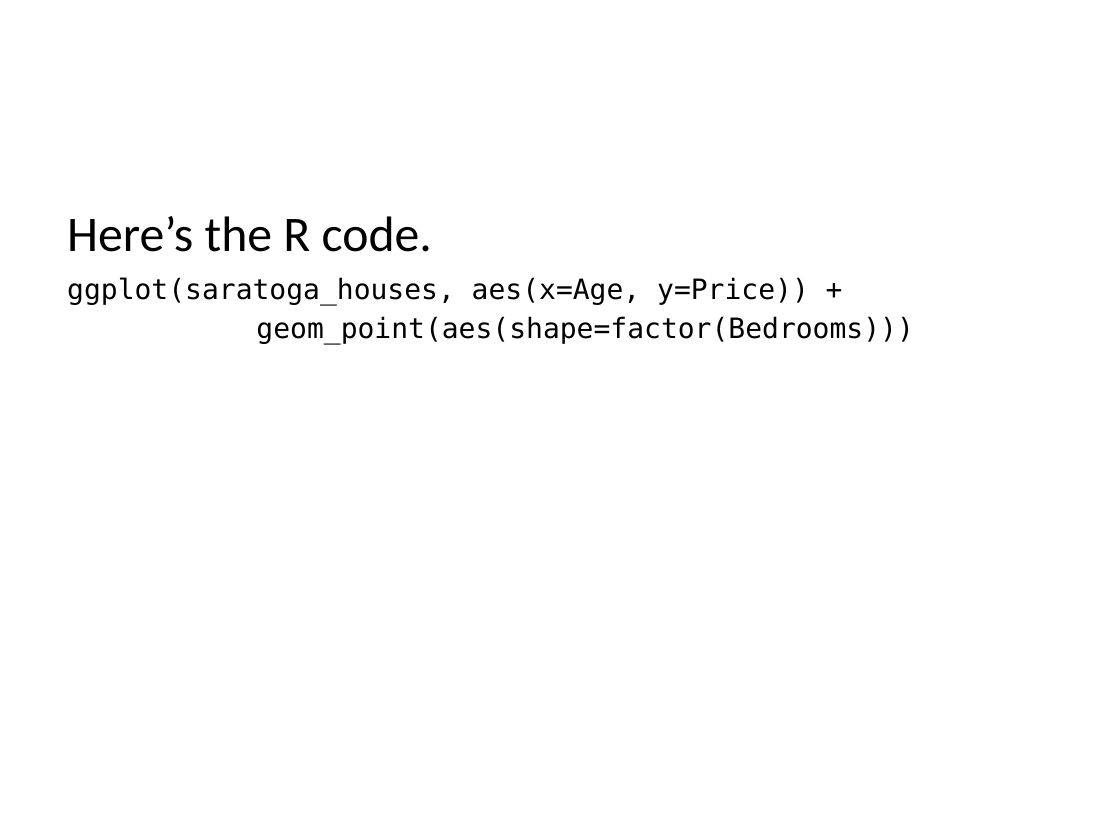
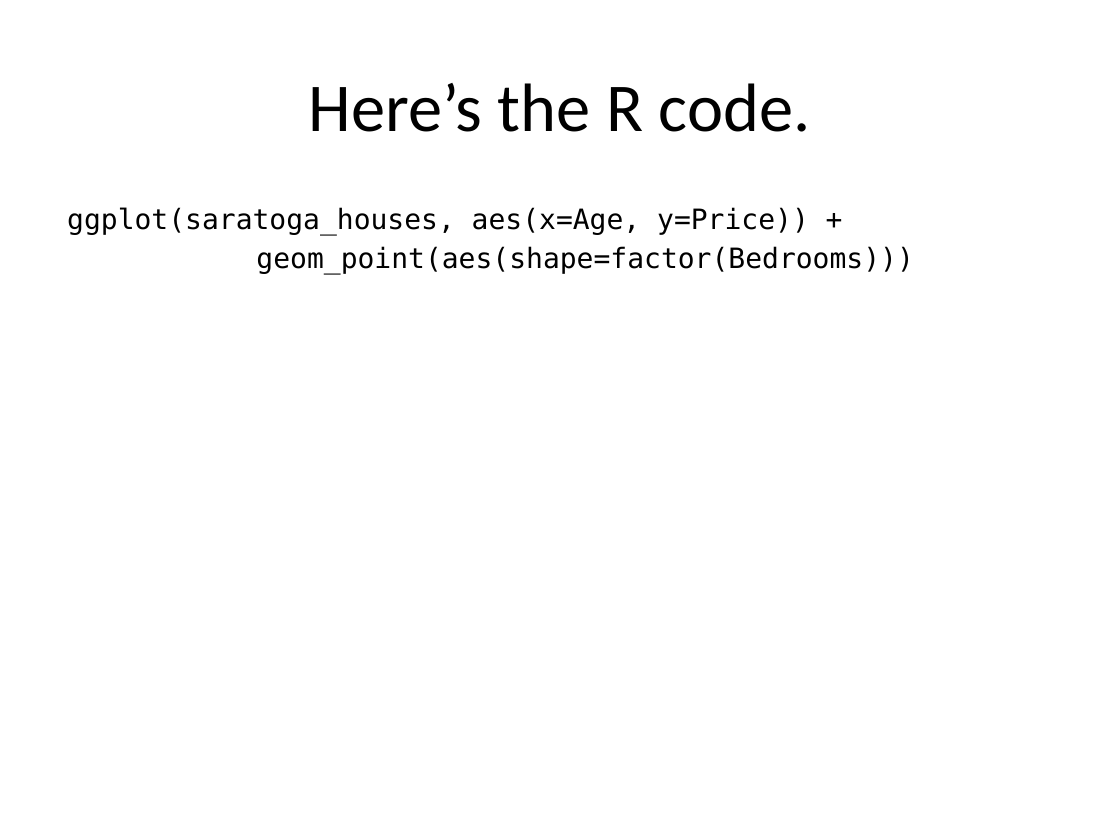
Before and after one commit to pmean/data-visualization, a slide deck: slide 66 of data-viz-01/src/complete-lecture.pptx (slide 63 before the commit). Drawn at 1120x840 pixels with LibreOffice and Linux fonts; fonts in the diff are those of the drawing. Boxes give left, top, right and bottom in pixels: in the first picture for what was removed or moved away, otherwise in the second. Text is boxed around its words. In the diff, an @@ line names an element or a change of style, - is before the commit and + after.

```diff
--- a/data-viz-01/src/complete-lecture.pptx
+++ b/data-viz-01/src/complete-lecture.pptx
@@ title added at (x1=309, y1=83, x2=811, y2=132), 44 pt, text #000000 @@
+Here’s the R code.
@@ text at (x1=67, y1=216, x2=432, y2=252): paragraph removed @@
-Here’s the R code.
```
Also in this commit, not shown: 4 other slides changed, 23 slides added, 25 other files.
